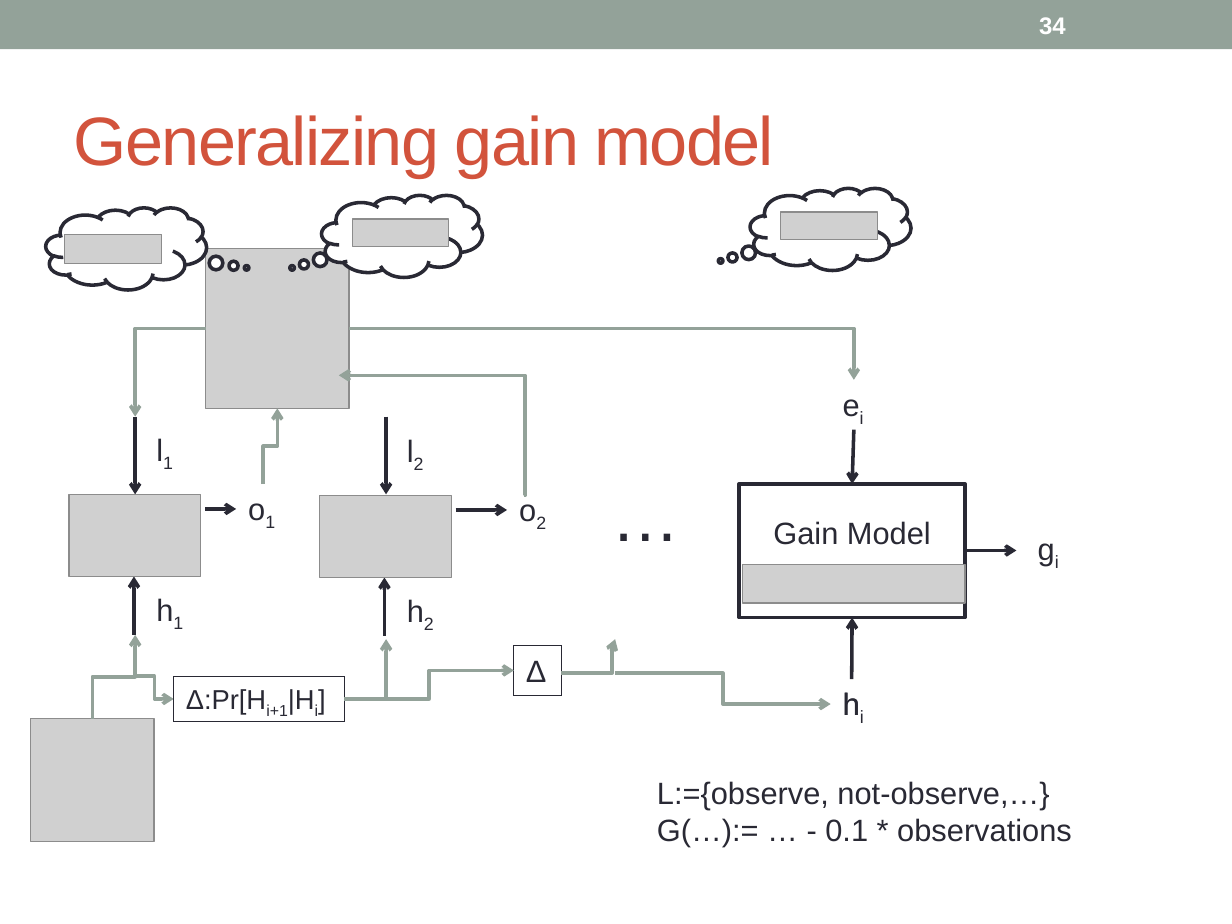
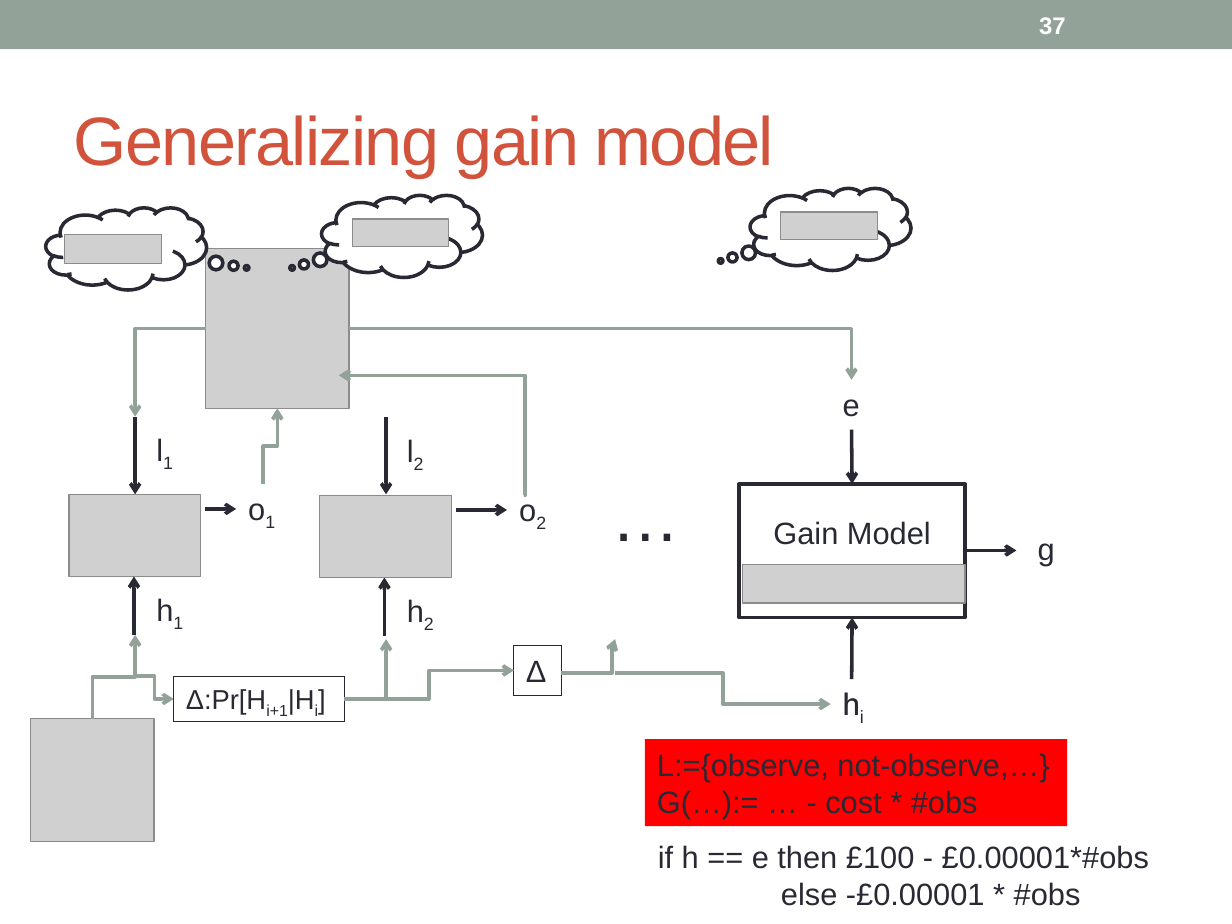
Before and after one commit to piotrm0/piotrm0.github.io, a slide deck: slide 37 of docs/mardziel15hcss.pres.pptx (slide 34 before the commit). Drawn at 1232x924 pixels with LibreOffice and Linux fonts; fonts in the diff are those of the drawing; grey boxes stand for pictures. Boxes give left, top, right and bottom in pixels: in the first picture for what was removed or moved away, otherwise in the second. Text is boxed around its words. In the diff, an @@ line names an element or a change of style, - is before the commit and + after.

```diff
--- a/docs/mardziel15hcss.pres.pptx
+++ b/docs/mardziel15hcss.pres.pptx
@@ page number at bbox=[1039, 17, 1066, 34]: text changed @@
-34
+37
@@ elbow arrow (349, 329) - (851, 379): route changed @@
@@ text at bbox=[843, 399, 860, 417]: text changed @@
-ei
+e
@@ text at bbox=[1038, 543, 1055, 566]: text changed @@
-gi
+g
@@ rectangle "L:={observe, not-observe,…}": place and size @@
-rectangle "L:={observe, not-observe,…}" at bbox=[657, 781, 1072, 846]
+rectangle "L:={observe, not-observe,…}" at bbox=[644, 739, 1067, 827]
@@ rectangle "L:={observe, not-observe,…}" at bbox=[644, 739, 1067, 827]: fill none to #FF0000 @@
@@ text in rectangle at bbox=[657, 790, 978, 818]: text changed @@
-G(…):= … - 0.1 * observations
+G(…):= … - cost * #obs
@@ text added at bbox=[658, 845, 1149, 906], 18 pt, text #292934 @@
+if h == e then £100 - £0.00001*#obs
+else -£0.00001 * #obs
```
Also in this commit, not shown: 39 other slides changed, 6 slides added, 2 slides removed, 1 other file.
